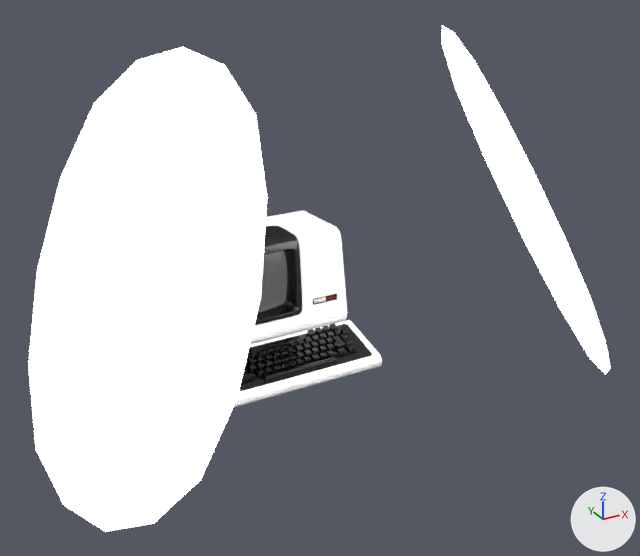
What one commit did to the Blender file models/VT100.004.blend.
Both versions are drawn from a camera (50 mm lens) standing at (-18.2, -40.9, 20.8) and looking at (0.1, -7.7, 4.2). Every picture has the same lights, and +X, +Y and +Z are marked at lower right.

In view in the first picture: 'keyboard.case', 'keyboard.frame', 'keyboard.keys', 'lightboxes', 'logo.frame', 'logo.typo', 'vt100'.
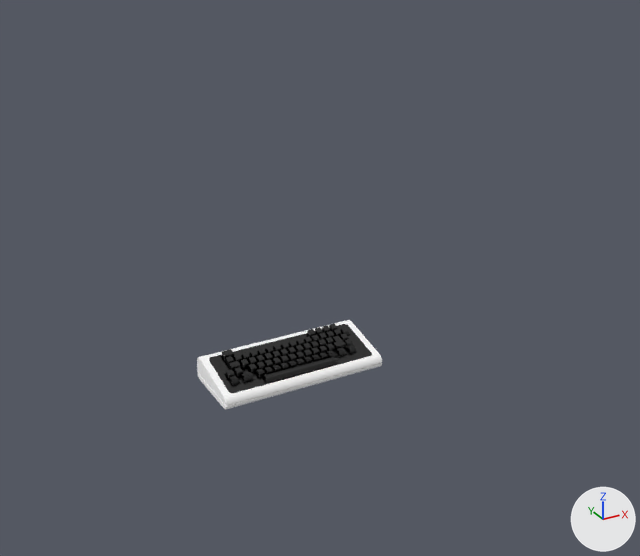
Diff of the bpy script that builds the scene:
```diff
--- a/models/VT100.004.blend.py
+++ b/models/VT100.004.blend.py
@@ ob_lightboxes @@
 _m = ob_lightboxes.modifiers.new('Subsurf', 'SUBSURF')
 _m.render_levels = 6
+ob_lightboxes.hide_viewport = True
@@ ob_logo_frame @@
 ob_logo_frame = bpy.data.objects.new('logo.frame', me_cube_003)
-ob_logo_frame.location = (3.11, -2.73, 0.36)
+ob_logo_frame.location = (0.0, 0.0, 0.0)
 ob_logo_frame.rotation_euler = (-0.0876, 0.0, 0.0)  # degrees (-5, 0, 0)
@@ ob_logo_frame @@
 _m = ob_logo_frame.modifiers.new('Subsurf', 'SUBSURF')
 _m.render_levels = 4
+ob_logo_frame.hide_viewport = True
@@ ob_logo_typo @@
 ob_logo_typo = bpy.data.objects.new('logo.typo', me_cube_001)
-ob_logo_typo.location = (3.11, -2.73, 0.36)
-ob_logo_typo.rotation_euler = (-0.0876, 0.0, 0.0)  # degrees (-5, 0, 0)
+ob_logo_typo.location = (0.0, 0.0, 0.0)
 _m = ob_logo_typo.modifiers.new('Subsurf', 'SUBSURF')
@@ ob_logo_typo @@
 _m = ob_logo_typo.modifiers.new('Subsurf', 'SUBSURF')
 _m.render_levels = 4
+ob_logo_typo.hide_viewport = True
@@ ob_vt100 @@
 _m = ob_vt100.modifiers.new('Subsurf', 'SUBSURF')
 _m.render_levels = 4
+ob_vt100.hide_viewport = True
```

What differs and where, as boxes [x1, y1, x2, y2] in the pictures (640 x 556 px):
'lightboxes', hidden
    before: [28, 25, 611, 532]
'vt100', hidden
    before: [250, 210, 347, 344]
'logo.frame', hidden
    before: [313, 294, 337, 305]
'logo.typo', hidden
    before: [314, 296, 336, 303]
